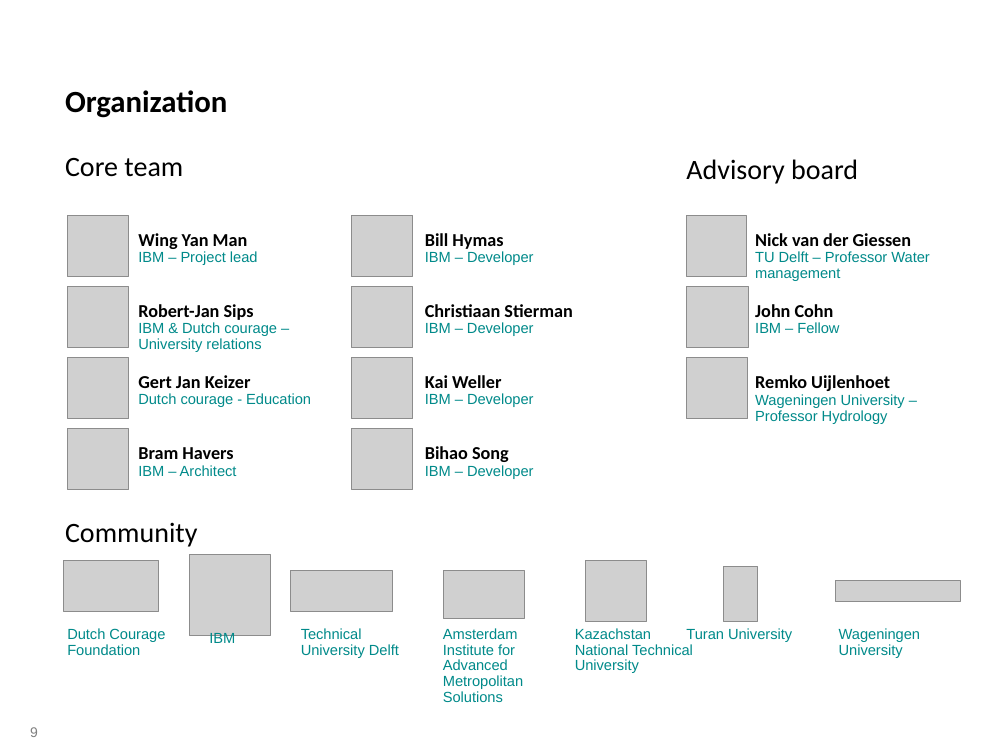
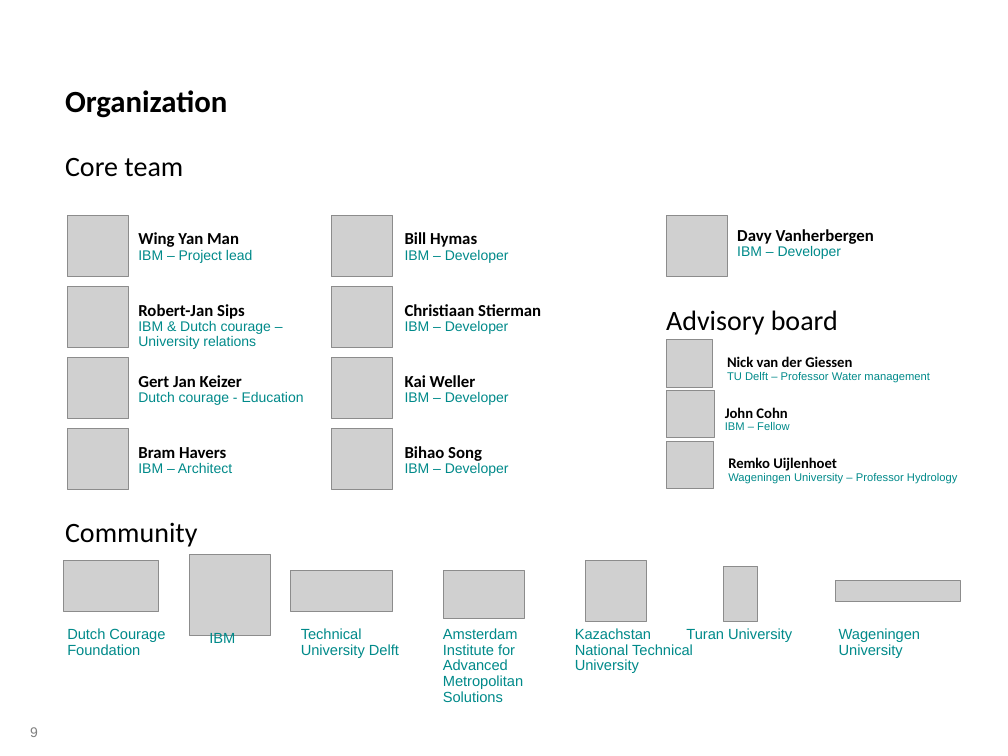
Before and after one commit to bhavers/PoseidonProject, a slide deck: slide 9 of Documentation/Poseidon_public.ppsx. Drawn at 1008x756 pixels with LibreOffice and Linux fonts; fonts in the diff are those of the drawing; grey boxes stand for pictures; background and template pictures are left out. Boxes give left, top, right and bottom in pixels: in the first picture for what was removed or moved away, otherwise in the second. Text is boxed around its words. In the diff, an @@ line names an element or a change of style, - is before the commit and + after.

Commit message:
Update of Wing to project description (added new members/contributors)

```diff
--- a/Documentation/Poseidon_public.ppsx
+++ b/Documentation/Poseidon_public.ppsx
@@ text "Wing Yan Man" at (138,232,252,263): size 13 to 12 pt in "Wing Yan Man"; size 10.5 to 10 pt in "IBM – Project lead" @@
@@ text "Bill Hymas" at (405,232,509,263): size 13 to 12 pt in "Bill Hymas"; size 10.5 to 10 pt in "IBM – Developer" @@
@@ text "Advisory board": place and size @@
-text "Advisory board" at (686,159,858,184)
+text "Advisory board" at (666,310,838,335)
@@ picture added at (666,216,728,277) @@
@@ text added at (737,229,874,259), 12 pt, text #000000, bold @@
+Davy Vanherbergen
+IBM – Developer
@@ text "Robert-Jan Sips" at (138,304,272,349): size 13 to 12 pt in "Robert-Jan Sips"; size 10.5 to 10 pt in "IBM & Dutch courage – University relations" @@
@@ text "Christiaan Stierman" at (405,304,541,334): size 13 to 12 pt in "Christiaan Stierman"; size 10.5 to 10 pt in "IBM – Developer" @@
@@ picture: place and size @@
-picture at (686,216,746,277)
+picture at (666,340,713,387)
@@ text "Nick van der Giessen": place and size @@
-text "Nick van der Giessen" at (755,233,929,281)
+text "Nick van der Giessen" at (727,356,930,382)
@@ text "Nick van der Giessen" at (727,356,930,382): size 13 to 10.5 pt in "Nick van der Giessen"; size 10.5 to 8 pt in "TU Delft – Professor Water management" @@
@@ text "Gert Jan Keizer" at (138,375,304,405): size 13 to 12 pt in "Gert Jan Keizer"; size 10.5 to 10 pt in "Dutch courage - Education" @@
@@ 4 pictures, 4 texts: place and size @@
-4 pictures, 4 texts at (352,216,572,490)
+4 pictures, 4 texts at (332,216,541,490)
@@ text "Kai Weller" at (405,375,509,405): size 13 to 12 pt in "Kai Weller"; size 10.5 to 10 pt in "IBM – Developer" @@
@@ picture: place and size @@
-picture at (686,286,748,348)
+picture at (666,390,715,437)
@@ text "John Cohn": place and size @@
-text "John Cohn" at (755,304,839,333)
+text "John Cohn" at (725,407,789,430)
@@ text "John Cohn" at (725,407,789,430): size 13 to 10.5 pt in "John Cohn"; size 10.5 to 8 pt in "IBM – Fellow" @@
@@ text "Bram Havers" at (138,447,232,473): size 13 to 12 pt in "Bram Havers"; size 10.5 to 10 pt in "IBM – Architect" @@
@@ text "Bihao Song" at (405,446,509,476): size 13 to 12 pt in "Bihao Song"; size 10.5 to 10 pt in "IBM – Developer" @@
@@ picture: place and size @@
-picture at (686,358,747,419)
+picture at (666,442,714,489)
@@ text "Remko Uijlenhoet": place and size @@
-text "Remko Uijlenhoet" at (755,375,905,424)
+text "Remko Uijlenhoet" at (728,457,958,484)
@@ text "Remko Uijlenhoet" at (728,457,958,484): size 13 to 10.5 pt in "Remko Uijlenhoet"; size 10.5 to 8 pt in "Wageningen University – Professor Hydrology" @@
```
Also in this commit, not shown: 1 other slide changed, 2 other files.
